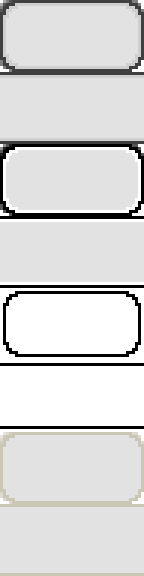
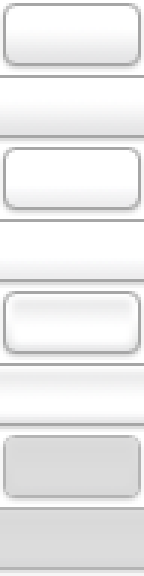
The second 144×576 image is a revision of the first. Changes to its layers:
added layer "normal-milk" above "normal" over [0, 3, 144, 144]
hid "normal", moved it above "hover-milk" over [0, 0, 144, 144]
added layer "hover-milk" above "hover-milk2" over [0, 147, 144, 288]
hid "hover", moved it above "pressed-milk" over [0, 144, 144, 288]
added layer "pressed-milk" above "pressed" over [0, 291, 144, 432]
renamed "active" to "pressed", hid it, moved it above "disabled-milk" over [0, 291, 144, 432]
added layer "disabled-milk" above "disabled" over [0, 435, 144, 576]
hid "disabled" over [0, 432, 144, 576]
